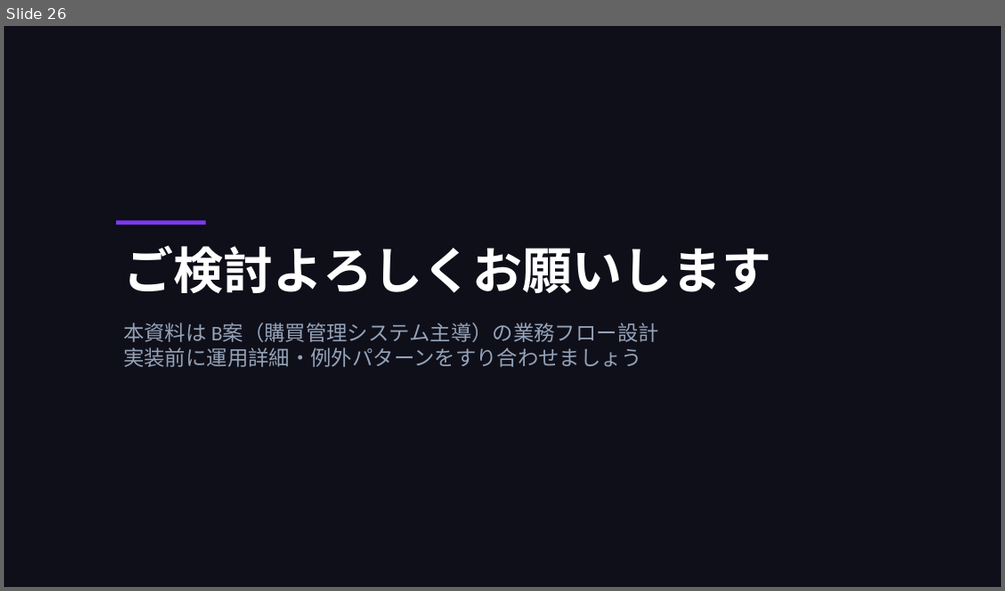
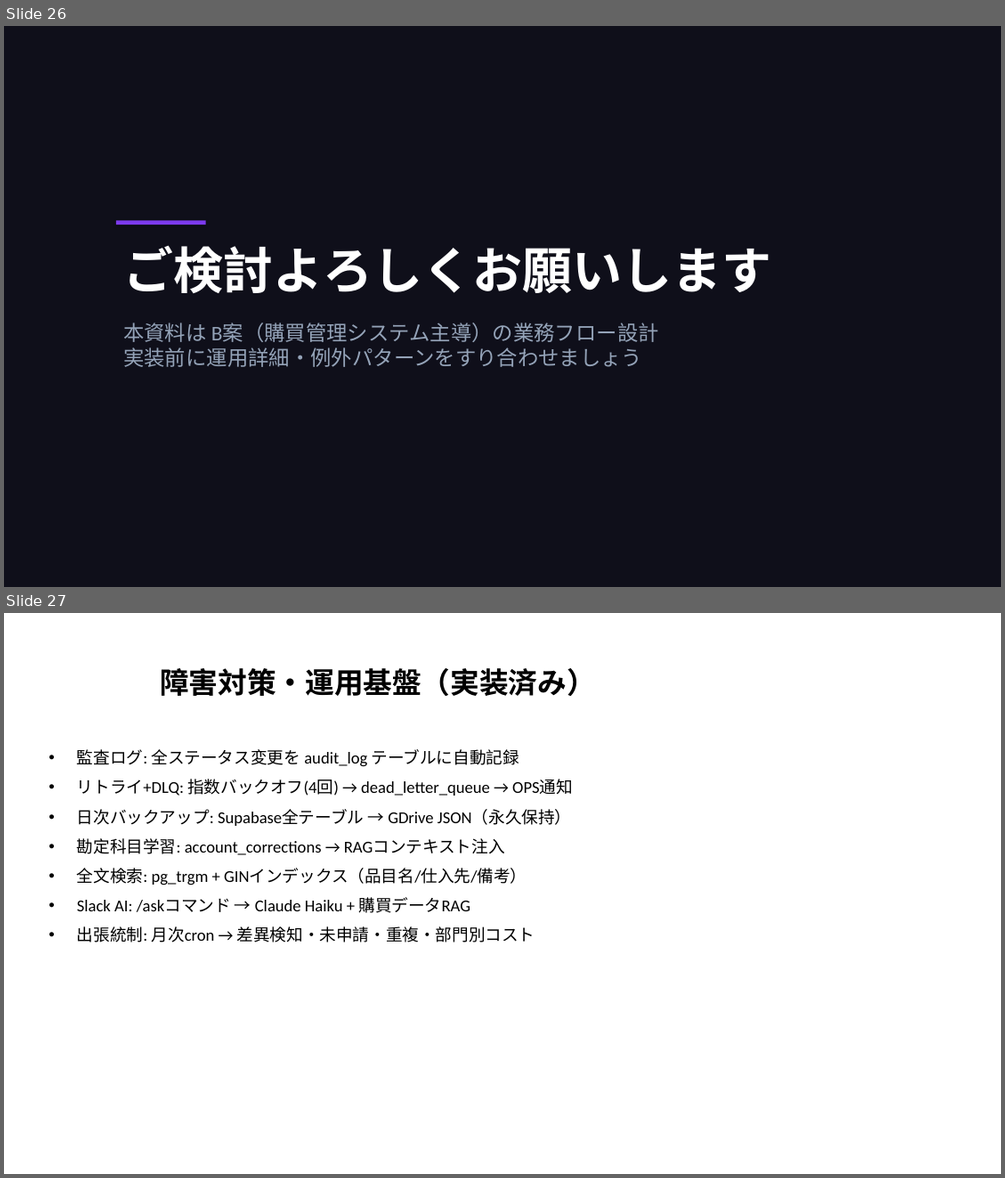
Before and after one commit to takeshiizawa123/next-procurement-poc, a slide deck: docs/workflow-design-b-route.pptx. Shown one above the other, each under a label of ours: slide 26 before the commit, slides 26 and 27 after it. The pictures are 1005x591 and 1005x1178 pixels, drawn with LibreOffice and Linux fonts; fonts in the diff are those of the drawing. Boxes give left, top, right and bottom in pixels: in the first picture for what was removed or moved away, otherwise in the second. Text is boxed around its words. In the diff, an @@ line names an element or a change of style, - is before the commit and + after.

```diff
--- a/docs/workflow-design-b-route.pptx
+++ b/docs/workflow-design-b-route.pptx
@@ slide 27 added at [4,613,1001,1174], background #FFFFFF @@
@@ title added at [160,668,595,696], 28 pt, text #000000, bold @@
+障害対策・運用基盤（実装済み）
@@ text added at [77,749,573,942], 16 pt, text #000000 @@
+• 監査ログ: 全ステータス変更を audit_log テーブルに自動記録
+• リトライ+DLQ: 指数バックオフ(4回) → dead_letter_queue → OPS通知
+• 日次バックアップ: Supabase全テーブル → GDrive JSON（永久保持）
+• 勘定科目学習: account_corrections → RAGコンテキスト注入
+• 全文検索: pg_trgm + GINインデックス（品目名/仕入先/備考）
+• Slack AI: /askコマンド → Claude Haiku + 購買データRAG
+• 出張統制: 月次cron → 差異検知・未申請・重複・部門別コスト
```
Also in this commit, not shown: 3 other files.
